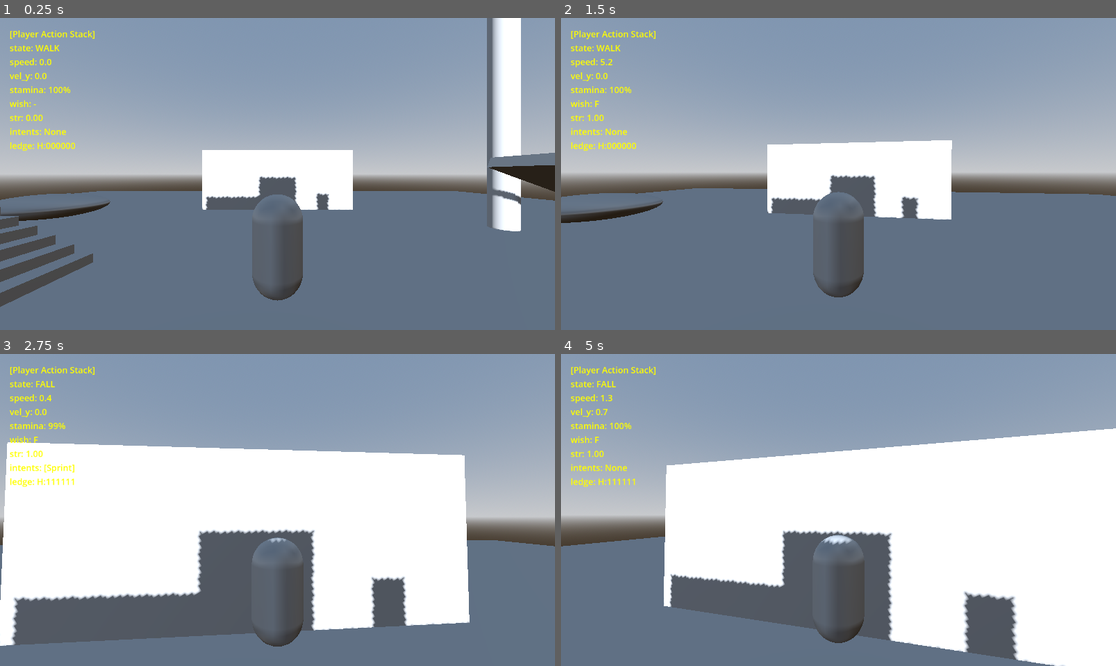
Above: before the commit, frames 1-4 (two rows, left to right).
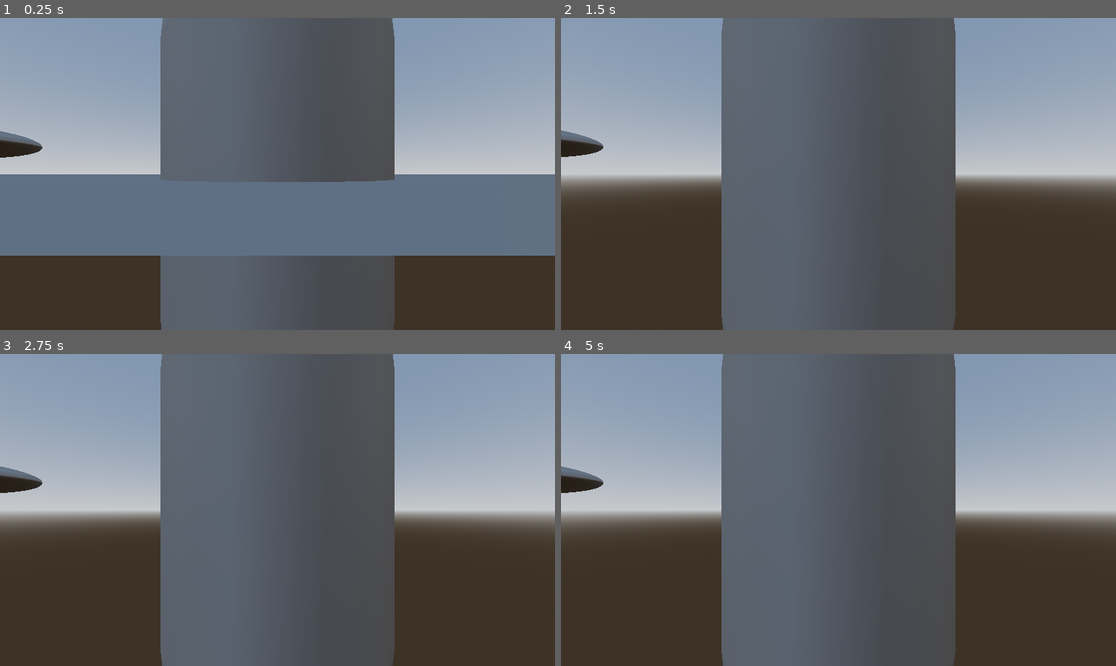
Above: after the commit, the same moments.

Repository: Francisco-Beltran-Millalen/zelda-druid-godot
Game: Godot game, scene res://scenes/main.tscn
The game is run twice, just before and just after one commit, with the same random seed, the same clock (stepped at 60 frames per second) and the same inputs.
Inputs (mouse positions are in pixels of both pictures, inside the frame that each line leads up to):
- Up to frame 1 (0.25 s): no input
- Up to frame 2 (1.5 s): tap Enter at 0.5 s; move the mouse to (866, 174) at 0.52 s; hold Space (jump) 0.53-1.28 s; hold W (move_forward) from 0.53 s (still down); move the mouse to (810, 174) at 1.27 s; tap Up (sprint) at 1.35 s
- Up to frame 3 (2.75 s): keep holding W (move_forward); tap Space (jump) at 1.52, 1.55, 1.82, 2.3 s; move the mouse to (288, 503) at 2.02 s; hold Shift from 2.03 s (still down)
- Up to frame 4 (5 s): keep holding W (move_forward); move the mouse to (832, 516) at 2.77 s; release Shift at 2.78 s; tap 3 at 2.85 s; tap Space (jump) at 3.02, 3.05, 3.32, 3.77, 3.8, 4.07, 4.35, 4.52, 4.82 s; move the mouse to (877, 513) at 3.52 s; hold Ctrl 3.53-4.28 s; move the mouse to (794, 506) at 4.27 s

The runs differ from the first frame. In frame 1, 55% of the frame differs, in the area x 0-100%, y 0-100%; in frame 2, 60%; in frame 3, 70%; in frame 4, 71%.
Error after the commit: Parse Error: Too many arguments for "get_ledge_facts()" call. Expected at most 0 but received 1. (res://scripts/player_action_stack/movement/movement_broker.gd…

Commit message:
graybox: gate climb entry on knee+waist+head wall contact

Diff:
--- a/graybox-prototype/scripts/player_action_stack/movement/services/ledge_service.gd
+++ b/graybox-prototype/scripts/player_action_stack/movement/services/ledge_service.gd
@@ -30,7 +30,11 @@
 var _mantle_ledge_point: Vector3 = Vector3.ZERO
 var _mantle_target_position: Vector3 = Vector3.ZERO
 var _is_at_ledge_edge: bool = false
+var _has_head_hit: bool = false
 var _debug_text: String = ""
+var _lip_height: float = 0.0
+var _landing_height: float = 0.0
+var _is_occupied: bool = false
 
 var _down_cast: ShapeCast3D
 var _vault_down_cast: ShapeCast3D
@@ -128,9 +132,17 @@
 	_detect_vault(pos, facing, hits, feet_y)
 	_detect_mantle(pos, feet_y)
 
+	var knee_hit: bool = hits[1]
 	var waist_hit: bool = hits[2]
 	var head_hit: bool = hits[5]
-	_detect_climb(facing, waist_hit, head_hit, pos)
+	_has_head_hit = head_hit
+	_detect_climb(facing, knee_hit, waist_hit, head_hit, pos)
+
+	if _down_cast.is_colliding():
+		_lip_height = _down_cast.get_collision_point(0).y - feet_y
+	if _vault_landing_cast.is_colliding():
+		_landing_height = _vault_landing_cast.get_collision_point(0).y - feet_y
+		_is_occupied = true
 
 func _reset_facts() -> void:
 	_can_climb = false
@@ -140,7 +152,11 @@
 	_mantle_ledge_point = Vector3.ZERO
 	_mantle_target_position = Vector3.ZERO
 	_is_at_ledge_edge = false
+	_has_head_hit = false
 	_debug_text = ""
+	_lip_height = 0.0
+	_landing_height = 0.0
+	_is_occupied = false
 
 func _detect_vault(pos: Vector3, facing: Vector3, hits: Array[bool], feet_y: float) -> void:
 	# Ankle(0), Knee(1), Waist(2), Chest(3) hits vs Limit(4) and Head(5) miss
@@ -180,12 +196,12 @@
 			_is_at_ledge_edge = _is_at_mantle_edge(pos, down_point)
 			_update_mantle_target(_h_casts[5].target_position.normalized(), pos) # Use head cast facing
 
-func _detect_climb(facing: Vector3, waist_hit: bool, head_hit: bool, pos: Vector3) -> void:
+func _detect_climb(facing: Vector3, knee_hit: bool, waist_hit: bool, head_hit: bool, pos: Vector3) -> void:
 	if waist_hit:
 		var normal: Vector3 = _h_casts[2].get_collision_normal(0)
 		if rad_to_deg(facing.angle_to(-normal)) <= climb_wall_angle_max_deg:
 			_climb_normal = normal
-			if head_hit or _mantle_ledge_point != Vector3.ZERO:
+			if knee_hit and head_hit:
 				_can_climb = true
 				_update_lateral_walls(pos)
 
@@ -200,14 +216,11 @@
 	_has_wall_left  = _left_cast.is_colliding()
 	_has_wall_right = _right_cast.is_colliding()
 
-func get_ledge_facts(body_reader: BodyReader) -> LedgeFacts:
+func get_ledge_facts() -> LedgeFacts:
 	var facts: LedgeFacts = LedgeFacts.new()
-	var feet_y: float = body_reader.get_global_position().y - vault_body_half_height
-	if _down_cast.is_colliding():
-		facts.lip_height = _down_cast.get_collision_point(0).y - feet_y
-	if _vault_landing_cast.is_colliding():
-		facts.landing_height = _vault_landing_cast.get_collision_point(0).y - feet_y
-		facts.is_occupied = true
+	facts.lip_height = _lip_height
+	facts.landing_height = _landing_height
+	facts.is_occupied = _is_occupied
 	facts.is_at_mantle_edge = _is_at_ledge_edge
 	facts.detection_range = vault_detection_range
 	facts.wall_normal = _climb_normal
@@ -215,6 +228,7 @@
 	facts.has_wall_right = _has_wall_right
 	facts.target_position = _mantle_target_position
 	facts.ledge_point = _mantle_ledge_point
+	facts.has_head_hit = _has_head_hit
 	facts.vault_target_position = _vault_target_position
 	facts.is_vaultable = _is_vaultable
 	facts.debug_text = _debug_text
Not shown, added: docs/slices/climb-wall-height-gate-plan.md
Not shown, added: docs/slices/climb-wall-height-gate-solutions.md
